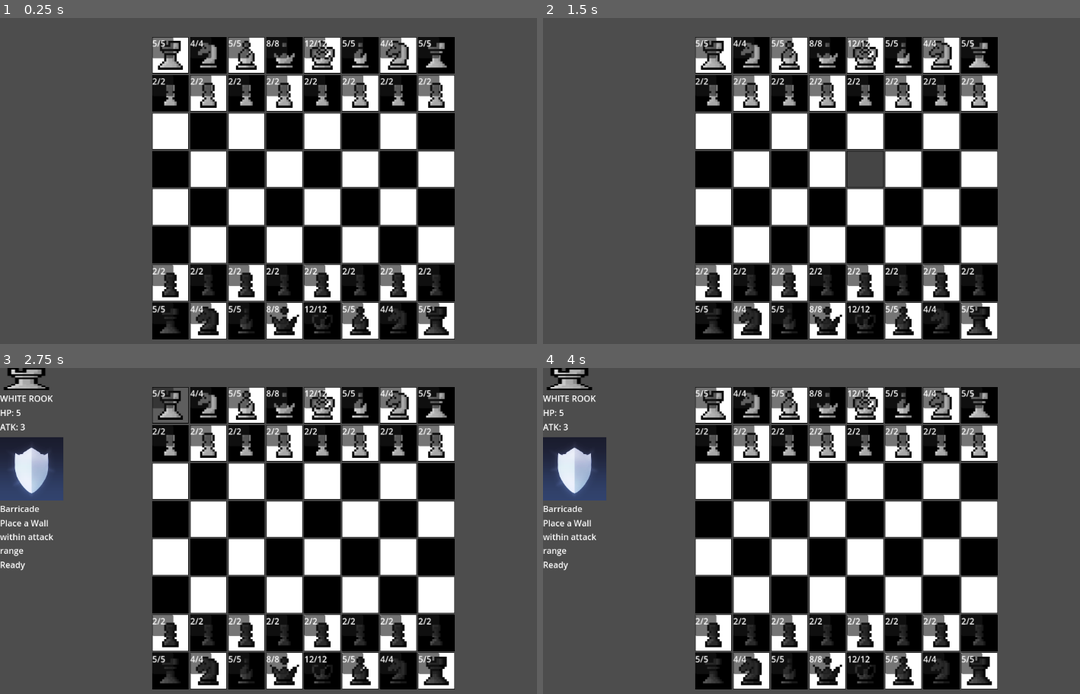
Above: before the commit, frames 1-4 (two rows, left to right).
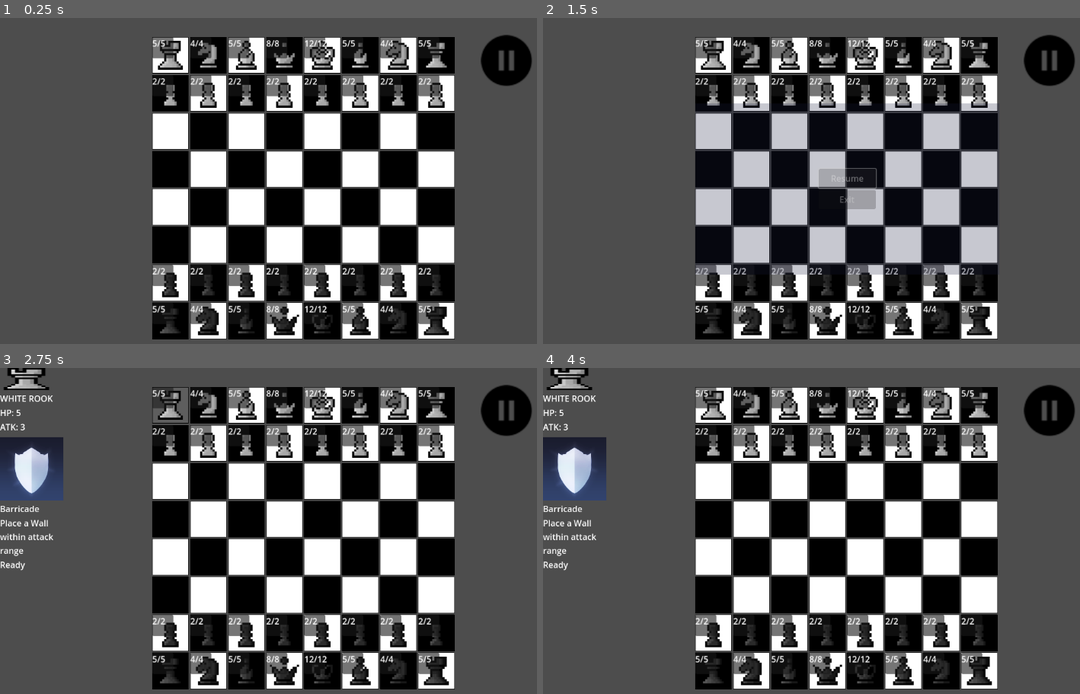
Above: after the commit, the same moments.

Repository: aiden10/chess2
Game: Godot game, scene res://scenes/main.tscn
Same seed, same stepped clock (60 frames per second), same inputs: the game is played once before the commit and once after it.
Inputs (mouse positions are in pixels of both pictures, inside the frame that each line leads up to):
- Up to frame 1 (0.25 s): no input
- Up to frame 2 (1.5 s): click (1047, 60) at 0.52 s; click (849, 177) at 1.25 s, where only the run after the commit has a clickable "Resume"
- Up to frame 3 (2.75 s): tap Enter at 2 s; move the mouse to (171, 403) at 2.02 s; click (171, 403) at 2.17 s
- Up to frame 4 (4 s): click (553, 436) at 2.77 s; click (553, 436) at 3.52 s

The runs differ from the first frame. In frame 1, 1.1% of the frame differs, in the area x 89-100%, y 5-21%; in frame 2, 15%, in the area x 28-100%, y 5-79%; in frame 3, 1.1%; in frame 4, 1.1%.

Commit message:
added pause functionality and main menu

Diff:
--- a/scenes/main.tscn
+++ b/scenes/main.tscn
@@ -8,6 +8,8 @@
 [ext_resource type="Script" path="res://scripts/ui/selection_handler.gd" id="3_x27no"]
 [ext_resource type="Script" path="res://scripts/turn_handler.gd" id="4_l87k6"]
 [ext_resource type="PackedScene" uid="uid://cytev3yefb6ei" path="res://scenes/win_screen.tscn" id="5_gshcx"]
+[ext_resource type="Script" path="res://scripts/ui/pause_button.gd" id="9_2afq2"]
+[ext_resource type="PackedScene" uid="uid://dodpfgw1dbxr1" path="res://scenes/ui/pause_menu.tscn" id="10_6mehg"]
 
 [node name="Main" type="Node2D"]
 script = ExtResource("1_3kira")
@@ -28,3 +30,16 @@
 script = ExtResource("3_x27no")
 
 [node name="SelectedPieceOverlay" parent="." instance=ExtResource("3_rm5m8")]
+
+[node name="PauseButton" type="TextureButton" parent="."]
+custom_minimum_size = Vector2(10, 10)
+anchors_preset = 1
+anchor_left = 1.0
+anchor_right = 1.0
+offset_left = -10.0
+offset_bottom = 10.0
+grow_horizontal = 0
+stretch_mode = 4
+script = ExtResource("9_2afq2")
+paused_scene = ExtResource("10_6mehg")
+target_size = Vector2(32, 32)
--- /dev/null
+++ b/scenes/pages/create_room.tscn
@@ -0,0 +1,9 @@
+[gd_scene format=3 uid="uid://c6c0g4f6b27ck"]
+
+[node name="CreateRoom" type="Control"]
+layout_mode = 3
+anchors_preset = 15
+anchor_right = 1.0
+anchor_bottom = 1.0
+grow_horizontal = 2
+grow_vertical = 2
--- /dev/null
+++ b/scenes/pages/main_menu.tscn
@@ -0,0 +1,26 @@
+[gd_scene load_steps=2 format=3 uid="uid://ygopmyhooym2"]
+
+[ext_resource type="Script" path="res://scripts/ui/pages/main_menu.gd" id="1_usa2l"]
+
+[node name="MainMenu" type="CenterContainer"]
+anchors_preset = 15
+anchor_right = 1.0
+anchor_bottom = 1.0
+grow_horizontal = 2
+grow_vertical = 2
+script = ExtResource("1_usa2l")
+
+[node name="VBoxContainer" type="VBoxContainer" parent="."]
+layout_mode = 2
+
+[node name="LocalPlayButton" type="Button" parent="VBoxContainer"]
+layout_mode = 2
+text = "Local Play"
+
+[node name="CreateRoomButton" type="Button" parent="VBoxContainer"]
+layout_mode = 2
+text = "Create Room"
+
+[node name="BrowserButton" type="Button" parent="VBoxContainer"]
+layout_mode = 2
+text = "Room Browser"
--- /dev/null
+++ b/scenes/pages/room_browser.tscn
@@ -0,0 +1,9 @@
+[gd_scene format=3 uid="uid://bucllqgfuprtc"]
+
+[node name="RoomBrowser" type="Control"]
+layout_mode = 3
+anchors_preset = 15
+anchor_right = 1.0
+anchor_bottom = 1.0
+grow_horizontal = 2
+grow_vertical = 2
--- a/scenes/ui/ability_card.tscn
+++ b/scenes/ui/ability_card.tscn
@@ -18,6 +18,7 @@
 
 [node name="AbilityIcon" type="TextureButton" parent="VBoxContainer"]
 layout_mode = 2
+mouse_default_cursor_shape = 2
 
 [node name="AbiltyName" type="Label" parent="VBoxContainer"]
 layout_mode = 2
--- /dev/null
+++ b/scenes/ui/pause_menu.tscn
@@ -0,0 +1,28 @@
+[gd_scene load_steps=3 format=3 uid="uid://dodpfgw1dbxr1"]
+
+[ext_resource type="Script" path="res://scripts/ui/pause_menu.gd" id="1_sljsh"]
+[ext_resource type="PackedScene" uid="uid://ygopmyhooym2" path="res://scenes/pages/main_menu.tscn" id="2_acn3l"]
+
+[node name="PauseMenu" type="CenterContainer"]
+anchors_preset = 15
+anchor_right = 1.0
+anchor_bottom = 1.0
+grow_horizontal = 2
+grow_vertical = 2
+script = ExtResource("1_sljsh")
+main_menu_scene = ExtResource("2_acn3l")
+
+[node name="Background" type="ColorRect" parent="."]
+layout_mode = 2
+color = Color(0.0980392, 0.109804, 0.239216, 0.627451)
+
+[node name="VBoxContainer" type="VBoxContainer" parent="."]
+layout_mode = 2
+
+[node name="UnpauseButton" type="Button" parent="VBoxContainer"]
+layout_mode = 2
+text = "Resume"
+
+[node name="QuitButton" type="Button" parent="VBoxContainer"]
+layout_mode = 2
+text = "Exit"
--- a/scripts/board/board_functions.gd
+++ b/scripts/board/board_functions.gd
@@ -48,12 +48,20 @@
 						moves.append(move)
 	return moves
 
+## Resets the board and game related variables such as turn
+## I figured that if it's already resetting the board it might as well reset everything
 static func reset_board() -> void:
 	for row in BoardState.board.size():
 		for col in BoardState.board[row].size():
 			BoardState.board[row][col] = null
 
+	GameState.selected_piece = null
+	GameState.selected_ability = null
+	GameState.turn = 0
+
 static func populate_board() -> void:
+	reset_board()
+
 	## White pieces back row (from left to right: 0,0 to 7,0)
 	var white_rook1 = Rook.new(Piece.PieceColor.WHITE)
 	white_rook1.position = Vector2i(0, 0)
--- a/scripts/main.gd
+++ b/scripts/main.gd
@@ -5,5 +5,3 @@
 func _ready() -> void:
 	BoardFunctions.populate_board()
 	boardNode.initialize()
-	GameState.turn = 0
-	GameState.current_game_scene = self
--- a/scripts/ui/ability_card.gd
+++ b/scripts/ui/ability_card.gd
@@ -65,17 +65,18 @@
 			ability_button.texture_normal = selected_piece.primary.sprite
 			ability_name.text = selected_piece.primary.name
 			description.text = selected_piece.primary.description
-
 			if selected_piece.primary.cooldown == 0:
 				ability_button.disabled = false
 				ability_button.modulate = Color(1, 1, 1, 1.0)
 				status.text = "Ready"
+				ability_button.mouse_default_cursor_shape = CURSOR_POINTING_HAND
 			## Ability on cooldown
 			else:
 				ability_button.disabled = true
 				ability_button.modulate = Color(0.3, 0.3, 0.3, 0.5)
 				var t = "turn" if selected_piece.primary.cooldown == 1 else "turns"
 				status.text = "On cool down (" + str(selected_piece.primary.cooldown) + " " + t + " left)"
+				ability_button.mouse_default_cursor_shape = CURSOR_ARROW
 
 	elif is_ultimate:
 		if selected_piece.ultimate:
@@ -86,5 +87,8 @@
 				ability_button.disabled = true
 				ability_button.modulate = Color(0.3, 0.3, 0.3, 0.5)
 				status.text = "Depleted"
+				ability_button.mouse_default_cursor_shape = CURSOR_ARROW
+
 			else:
 				status.text = "Ready"
+				ability_button.mouse_default_cursor_shape = CURSOR_POINTING_HAND
--- /dev/null
+++ b/scripts/ui/pages/main_menu.gd
@@ -0,0 +1,33 @@
+extends CenterContainer
+
+@onready var local_play_button: Button = $VBoxContainer/LocalPlayButton
+@onready var create_room_button: Button = $VBoxContainer/CreateRoomButton
+@onready var browser_button: Button = $VBoxContainer/BrowserButton
+
+func _ready() -> void:
+	local_play_button.pressed.connect(initialize_local_play_scene)
+	create_room_button.pressed.connect(initialize_create_room_scene)
+	browser_button.pressed.connect(initialize_browser_scene)
+
+func initialize_local_play_scene() -> void:
+	get_tree().paused = false
+
+	# Load and instance the new game scene first
+	var new_game = load("res://scenes/main.tscn").instantiate()
+
+	# Get the root node
+	var root = get_tree().root
+
+	# Add the new game scene
+	root.add_child(new_game)
+
+	# Update current_scene reference
+	get_tree().current_scene = new_game
+
+	# Clean up the menu scene last
+	queue_free()
+
+func initialize_create_room_scene() -> void:
+	pass
+func initialize_browser_scene() -> void:
+	pass
--- /dev/null
+++ b/scripts/ui/pause_button.gd
@@ -0,0 +1,34 @@
+extends TextureButton
+
+@export var paused_scene: PackedScene
+@export var target_size: Vector2
+
+func _ready() -> void:
+	get_tree().root.size_changed.connect(_resize)
+	self.texture_normal = load("res://resources/sprites/pause.png")
+	self.pressed.connect(_pause)
+	# Set custom minimum size instead of scaling
+	custom_minimum_size = target_size
+	_resize()
+
+func _pause() -> void:
+	if paused_scene:
+		var pause_instance = paused_scene.instantiate()
+		get_tree().root.add_child(pause_instance)
+		get_tree().paused = true
+
+func _resize() -> void:
+	var viewport_size = get_viewport_rect().size
+	# Make size relative to viewport height
+	var new_size = Vector2.ONE * (viewport_size.y * 0.15)
+	custom_minimum_size = new_size
+
+	# Position relative to viewport
+	var padding = Vector2(
+		viewport_size.x * 0.05,  # 5% of viewport width
+		viewport_size.y * 0.05   # 5% of viewport height
+	)
+	position = Vector2(
+		viewport_size.x - new_size.x - padding.x,
+		padding.y
+	)
--- /dev/null
+++ b/scripts/ui/pause_menu.gd
@@ -0,0 +1,61 @@
+extends CenterContainer
+
+@onready var background: ColorRect = $Background
+@onready var unpause_button: Button = $VBoxContainer/UnpauseButton
+@onready var quit_button: Button = $VBoxContainer/QuitButton
+@onready var tween: Tween
+
+@export var transition_speed: float = 0.3
+@export var main_menu_scene: PackedScene
+
+func _ready() -> void:
+	get_tree().root.size_changed.connect(_resize)
+	unpause_button.pressed.connect(_unpause)
+	quit_button.pressed.connect(return_to_menu)
+	process_mode = Node.PROCESS_MODE_ALWAYS
+	_resize()
+
+func _unhandled_input(event: InputEvent) -> void:
+	if event.is_action_pressed("ui_cancel"):  # ESC key
+		_unpause()
+
+func _unpause() -> void:
+	tween = create_tween()
+	tween.tween_property(self, "modulate", Color.TRANSPARENT, transition_speed)
+	await tween.finished
+	get_tree().paused = false
+	queue_free()
+
+func return_to_menu() -> void:
+	get_tree().paused = false
+
+	if main_menu_scene:
+		# Instance the main menu first
+		var menu_instance = main_menu_scene.instantiate()
+
+		# Get the root node
+		var root = get_tree().root
+
+		# Get the current game scene (should be the second to last child of root)
+		var current_scene = get_tree().current_scene
+
+		# Add the menu instance to root
+		root.add_child(menu_instance)
+
+		# Update the current scene reference
+		get_tree().current_scene = menu_instance
+
+		# Clean up
+		queue_free()  # Remove pause menu first
+		if is_instance_valid(current_scene):
+			current_scene.queue_free()  # Then remove the game scene
+
+func _resize() -> void:
+	var viewport_size = get_viewport_rect().size
+
+	var base_button_size = Vector2(120, 40)
+	var button_scale = clamp(min(viewport_size.x, viewport_size.y) / 720.0, 0.5, 2.0)
+	quit_button.custom_minimum_size = base_button_size * button_scale
+	unpause_button.custom_minimum_size = base_button_size * button_scale
+
+	background.custom_minimum_size = Vector2(viewport_size.x - (viewport_size.x / 2), viewport_size.y - (viewport_size.y / 2))
--- a/scripts/ui/win_screen.gd
+++ b/scripts/ui/win_screen.gd
@@ -33,16 +33,19 @@
 	background.custom_minimum_size = Vector2(viewport_size.x - (viewport_size.x / 2), viewport_size.y - (viewport_size.y / 2))
 
 func _restart_game() -> void:
-	BoardFunctions.reset_board()
 	get_tree().paused = false
 
-	# Remove the win screen.
+	# Load and instance the new game scene first
+	var new_game = load("res://scenes/main.tscn").instantiate()
+
+	# Get the root node
+	var root = get_tree().root
+
+	# Add the new game scene
+	root.add_child(new_game)
+
+	# Update current_scene reference
+	get_tree().current_scene = new_game
+
+	# Clean up the menu scene last
 	queue_free()
-
-	# Remove the old game scene.
-	if GameState.current_game_scene:
-		GameState.current_game_scene.queue_free()
-
-	# Load and add the new game scene.
-	var new_game = load("res://scenes/main.tscn").instantiate()
-	get_tree().root.add_child(new_game)
--- a/states/game_state.gd
+++ b/states/game_state.gd
@@ -4,4 +4,3 @@
 var selected_ability: Ability
 var turn: int = 0
 var winner: String
-var current_game_scene: Node = null
Binary file added: resources/sprites/pause.png
Not shown, added: resources/sprites/pause.png.import
Not shown: 1 places in scenes/main.tscn that only renumber resources
Not shown, changed: todo.txt
